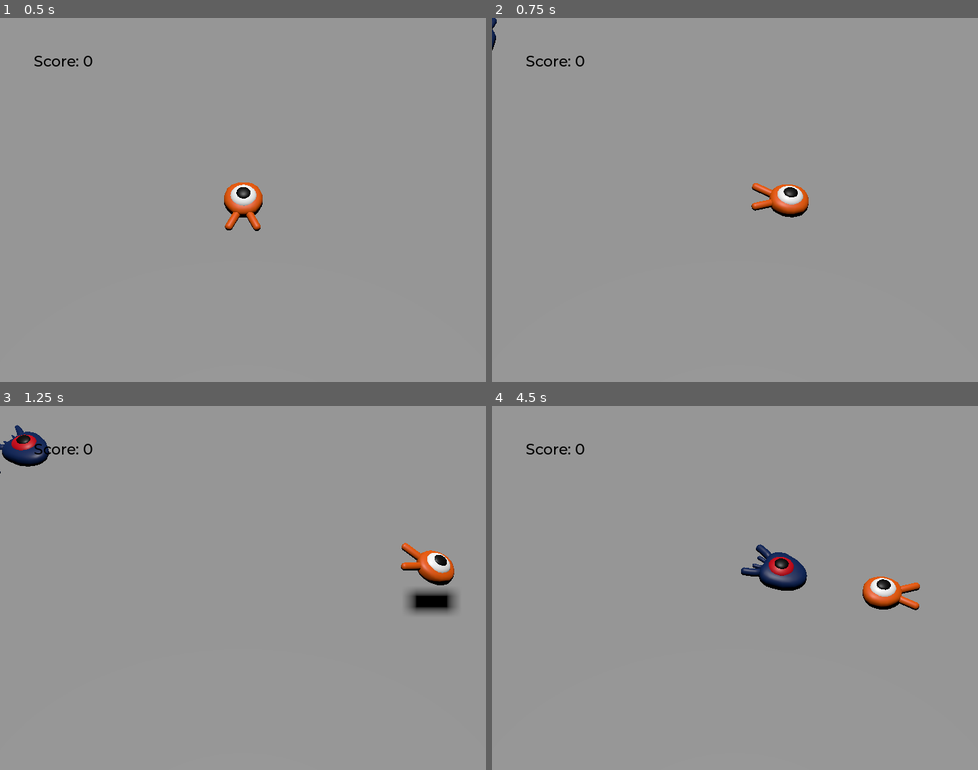
Above: before the commit, frames 1-4 (two rows, left to right).
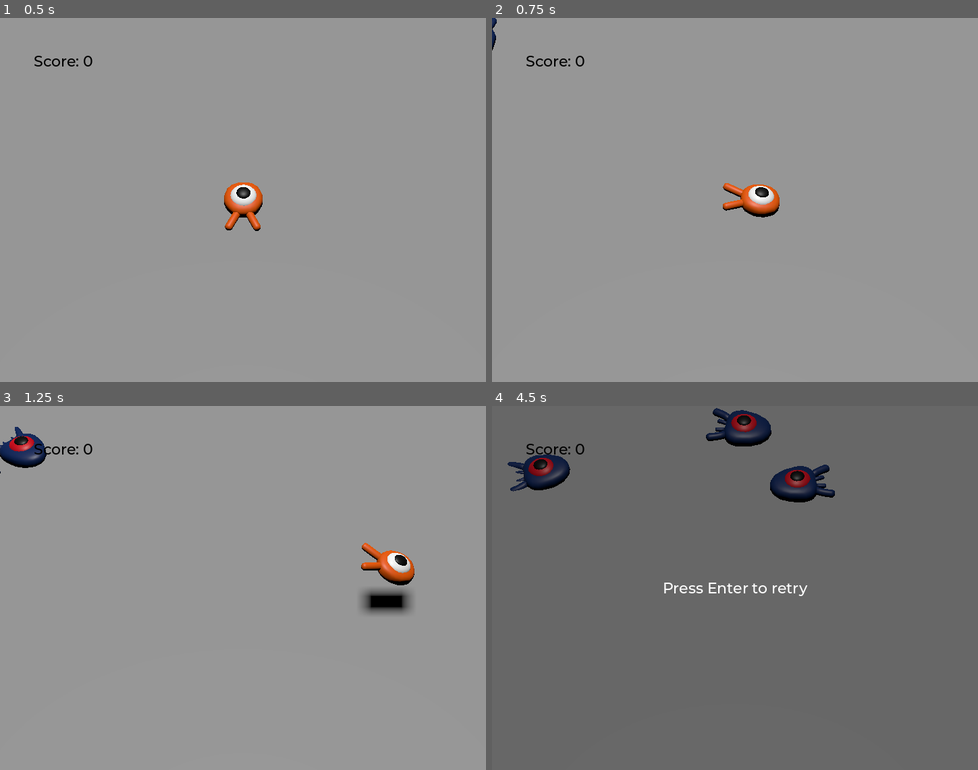
Above: after the commit, the same moments.

Repository: NeonMocha/squash-the-creeps
Game: Godot game, scene res://main.tscn
Two runs of this game, one before a commit and one after it. Both use one fixed random seed, a clock stepped at 60 frames per second and the inputs below.
Inputs:
- Up to frame 1 (0.5 s): no input
- Up to frame 2 (0.75 s): tap Enter (ui_accept) at 0.5 s; hold Right (move_right) from 0.53 s (still down)
- Up to frame 3 (1.25 s): keep holding Right (move_right); tap Space (jump) at 0.77 s
- Up to frame 4 (4.5 s): release Right (move_right) at 1.28 s; hold S (move_back) 1.28-2.03 s; tap Space (jump) at 1.52, 3.02, 3.77 s; hold Right (move_right) 2.03-2.78 s; tap Enter (ui_accept) at 2.75 s; hold W (move_forward) 2.78-3.53 s; hold Left (move_left) from 3.53 s (still down)

Frame 1 is identical in both runs. In frame 2, 1.2% of the frame differs, in the area x 47-66%, y 45-55%; in frame 3, 2.9%; in frame 4, 100%, in the area x 0-100%, y 0-100%.

Commit message:
complete game + lerp

Diff:
--- a/mob.tscn
+++ b/mob.tscn
@@ -15,7 +15,6 @@
 [node name="Pivot" type="Node3D" parent="."]
 
 [node name="Character" parent="Pivot" instance=ExtResource("2_j54mm")]
-transform = Transform3D(1, 0, 0, 0, 0.987688, 0.156434, 0, -0.156434, 0.987688, 0, 0.35, 0)
 
 [node name="CollisionShape3D" type="CollisionShape3D" parent="."]
 transform = Transform3D(1, 0, 0, 0, 1, 0, 0, 0, 1, 0, 0.5, 0)
--- a/player.gd
+++ b/player.gd
@@ -11,6 +11,7 @@
 @onready var pivot: Node3D = $Pivot
 
 var target_velocity = Vector3.ZERO
+var _old_direction = Vector3.ZERO
 
 func _physics_process(delta: float) -> void:
 	var direction = Vector3.ZERO
@@ -25,9 +26,10 @@
 		direction.z -= 1
 
 	if direction != Vector3.ZERO:
-		direction = direction.normalized()
+		direction = lerp(_old_direction, direction.normalized(), 0.1)
 		pivot.basis = Basis.looking_at(direction)
 		animation_player.speed_scale = 4 if is_on_floor() else 0
+		_old_direction = direction
 	else:
 		animation_player.speed_scale = 1 if is_on_floor() else 0
 
@@ -41,6 +43,7 @@
 		target_velocity.y = jump_impulse
 
 	velocity = target_velocity
+
 	move_and_slide()
 
 	for index in range(get_slide_collision_count()):
--- a/player.tscn
+++ b/player.tscn
@@ -9,7 +9,7 @@
 
 [sub_resource type="CylinderShape3D" id="CylinderShape3D_btqs6"]
 height = 0.3
-radius = 1.2
+radius = 1.0
 
 [node name="Player" type="CharacterBody3D"]
 collision_mask = 6
